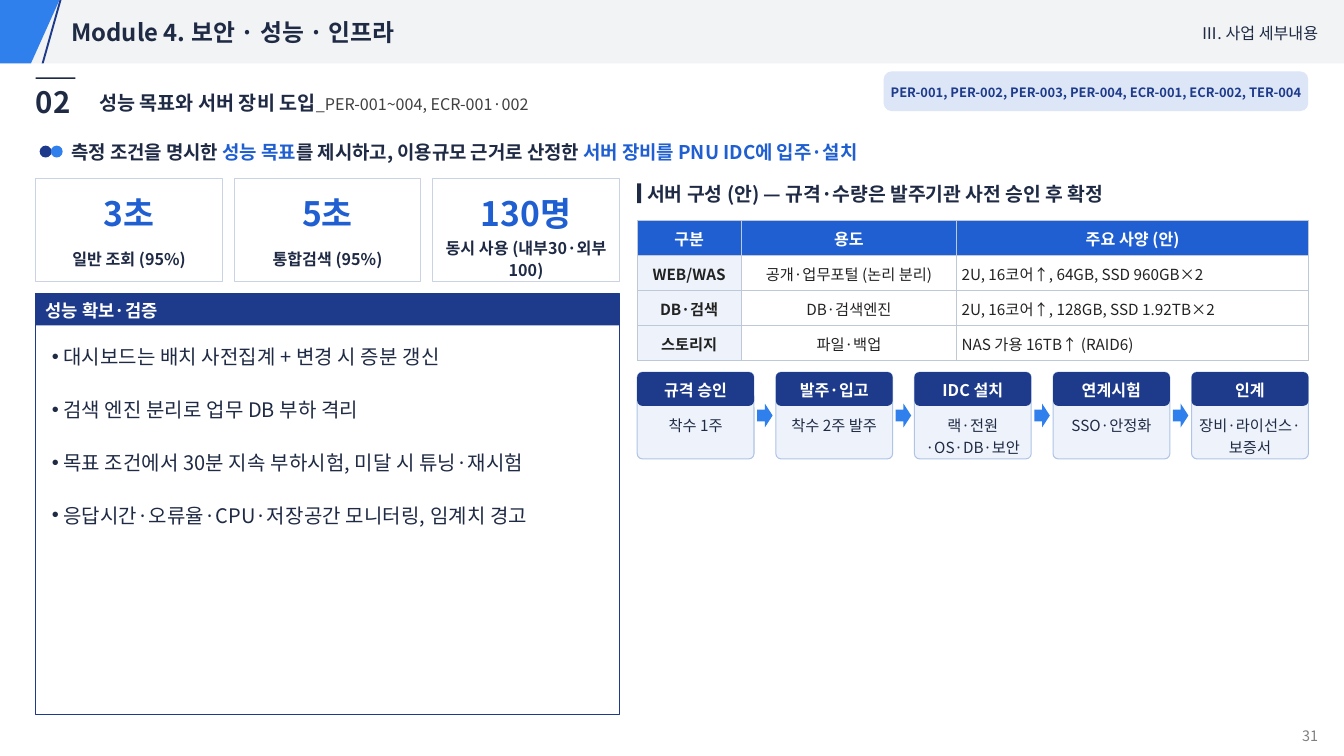
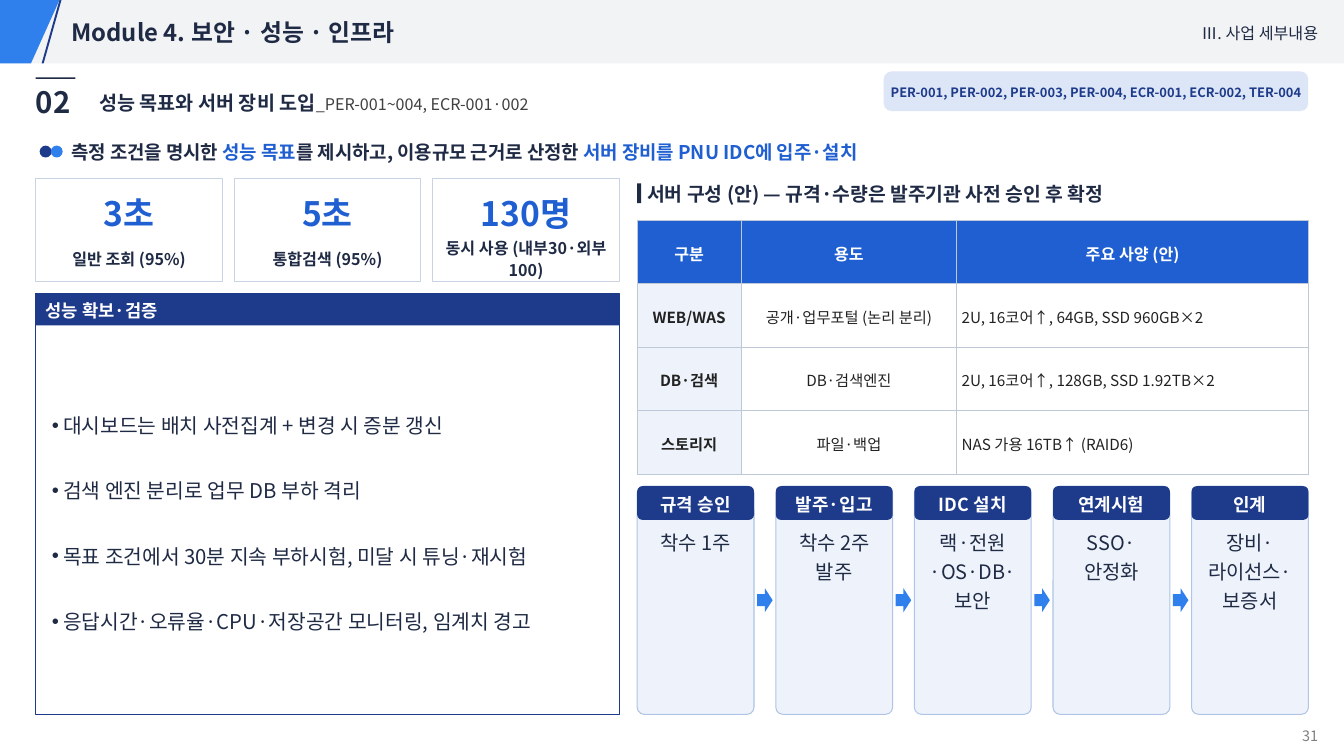
Before and after one commit to hwangsteeve-tech/hbjw, a slide deck: slide 31 of proposals/2026-10_pnu-ai-platform/발표자료.pptx. Drawn at 1344x756 pixels with LibreOffice and Linux fonts; fonts in the diff are those of the drawing. Boxes give left, top, right and bottom in pixels: in the first picture for what was removed or moved away, otherwise in the second. Text is boxed around its words. In the diff, an @@ line names an element or a change of style, - is before the commit and + after.

```diff
--- a/proposals/2026-10_pnu-ai-platform/발표자료.pptx
+++ b/proposals/2026-10_pnu-ai-platform/발표자료.pptx
@@ table: place and size @@
-table at (637,221,1309,361)
+table at (637,221,1309,475)
@@ text "대시보드는 배치 사전집계 + 변경 ..." at (63,416,531,633): size 14.4 to 14.5 pt; more space between paragraphs; vertical alignment top to middle @@
@@ rounded rectangle: place and size @@
-rounded rectangle at (637,372,754,459)
+rounded rectangle at (637,486,754,714)
@@ rounded rectangle: place and size @@
-rounded rectangle at (776,372,893,459)
+rounded rectangle at (776,486,893,714)
@@ rounded rectangle: place and size @@
-rounded rectangle at (914,372,1031,459)
+rounded rectangle at (914,486,1031,714)
@@ rounded rectangle: place and size @@
-rounded rectangle at (1054,372,1171,459)
+rounded rectangle at (1054,486,1171,714)
@@ 5 rounded rectangles: place and size @@
-5 rounded rectangles at (637,372,1309,405)
+5 rounded rectangles at (637,486,1309,519)
@@ size 11.5 to 12.8 pt in 5 elements at (637,486,754,519), (776,486,893,519), (914,486,1031,519), (1054,486,1171,519), (1192,486,1309,519) @@
@@ rounded rectangle: place and size @@
-rounded rectangle at (1192,372,1309,459)
+rounded rectangle at (1192,486,1309,714)
@@ text "착수 1주": place and size @@
-text "착수 1주" at (669,418,723,433)
+text "착수 1주" at (661,533,730,552)
@@ text "착수 2주 발주": place and size @@
-text "착수 2주 발주" at (791,418,877,432)
+text "착수 2주 발주" at (799,533,869,581)
@@ text "랙·전원·OS·DB·보안": place and size @@
-text "랙·전원·OS·DB·보안" at (926,418,1020,454)
+text "랙·전원·OS·DB·보안" at (930,533,1016,609)
@@ text "SSO·안정화": place and size @@
-text "SSO·안정화" at (1071,418,1151,432)
+text "SSO·안정화" at (1084,535,1139,581)
@@ size 10.9 to 14.2 pt in 5 elements at (661,533,730,552), (799,533,869,581), (930,533,1016,609), (1084,535,1139,581), (1208,533,1292,610) @@
@@ text "장비·라이선스·보증서": place and size @@
-text "장비·라이선스·보증서" at (1199,418,1301,455)
+text "장비·라이선스·보증서" at (1208,533,1292,610)
@@ 4 right arrows: place and size @@
-4 right arrows at (757,403,1189,427)
+4 right arrows at (757,589,1189,613)
```
Also in this commit, not shown: 17 other slides changed, 7 other files.
